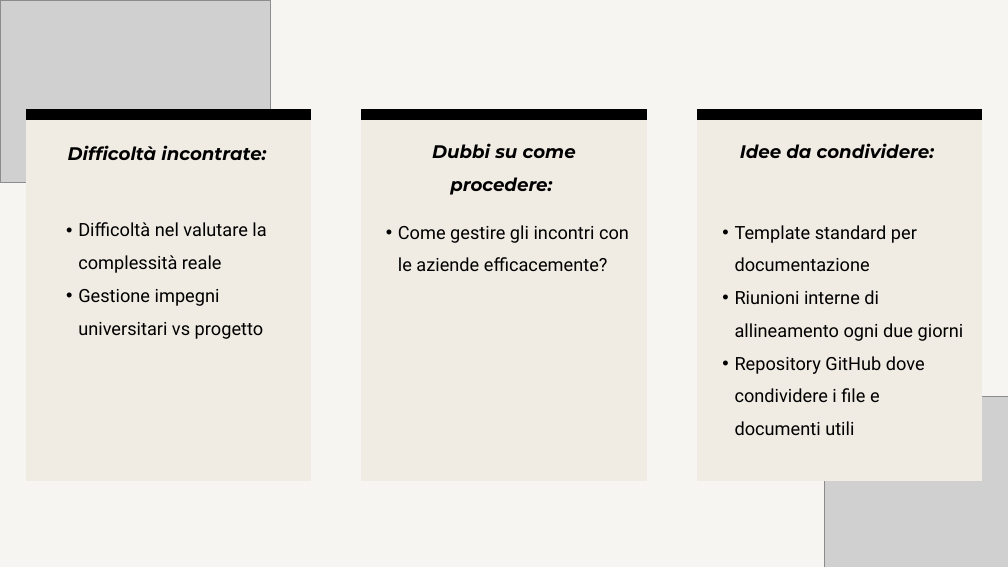
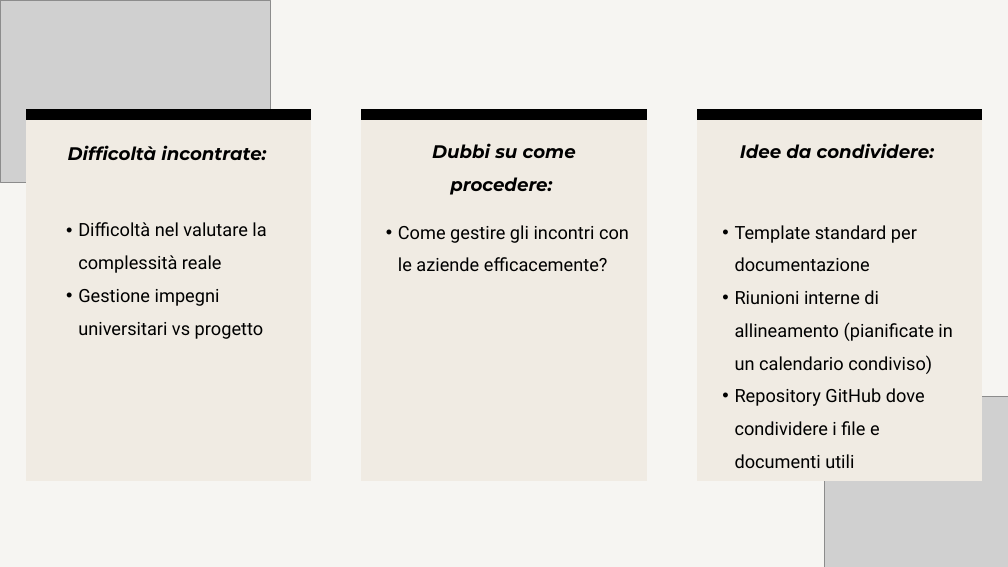
Before and after one commit to BugBustersUnipd/DocumentazioneSWE, a slide deck: slide 4 of DIARIO DI BORDO/Diario di bordo.pptx. Drawn at 1008x567 pixels with LibreOffice and Linux fonts; fonts in the diff are those of the drawing; grey boxes stand for pictures. Boxes give left, top, right and bottom in pixels: in the first picture for what was removed or moved away, otherwise in the second. Text is boxed around its words. In the diff, an @@ line names an element or a change of style, - is before the commit and + after.

```diff
--- a/DIARIO DI BORDO/Diario di bordo.pptx
+++ b/DIARIO DI BORDO/Diario di bordo.pptx
@@ text at (x1=735, y1=290, x2=952, y2=374): text changed @@
-  • Riunioni interne di allineamento ogni due giorni
+  • Riunioni interne di allineamento (pianificate in un calendario condiviso)
```
Also in this commit, not shown: 1 other file.
